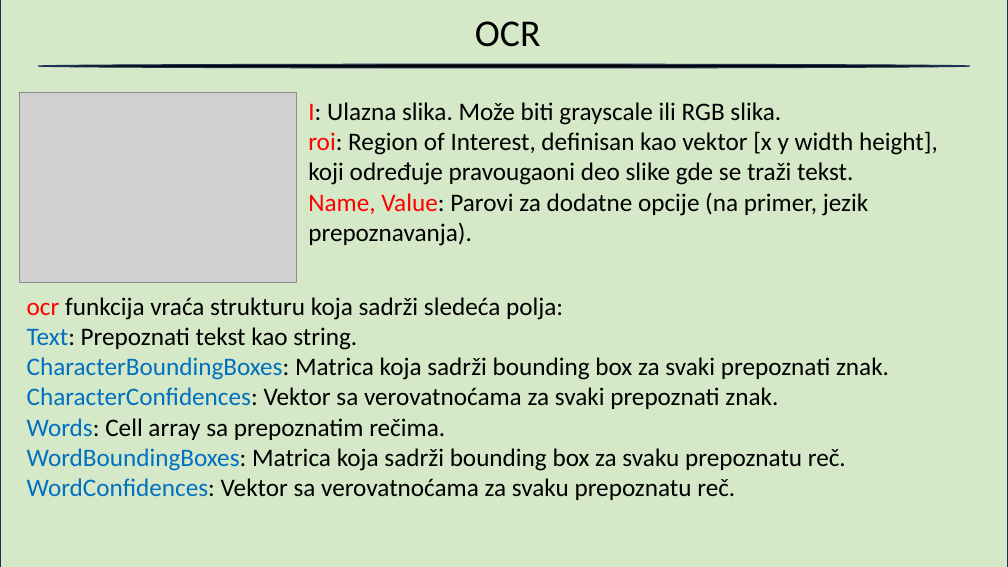
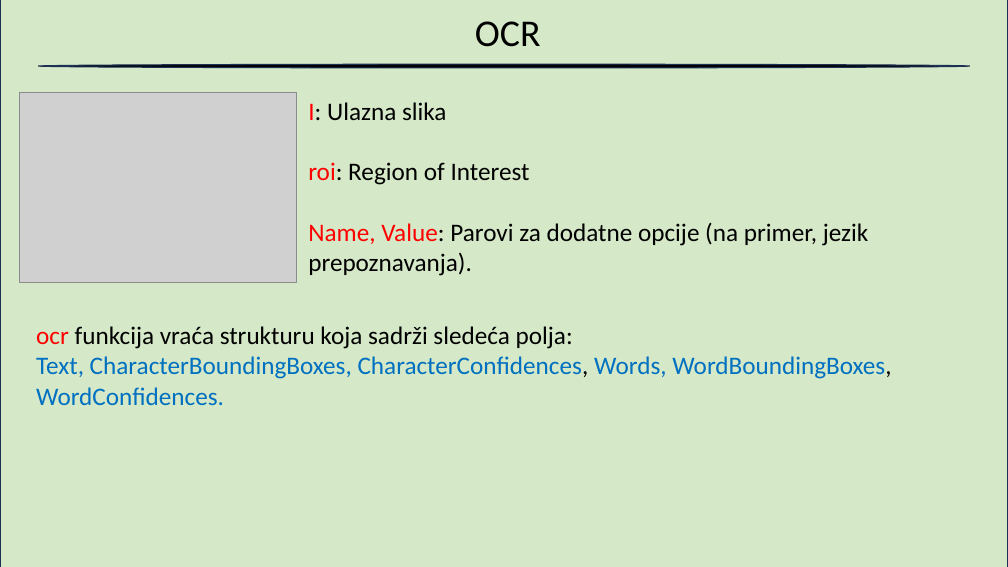
Before and after one commit to blizanac76/RegistrationNumberRecognition, a slide deck: slide 17 of Prepoznavanje.pptx (slide 18 before the commit). Drawn at 1008x567 pixels with LibreOffice and Linux fonts; fonts in the diff are those of the drawing; grey boxes stand for pictures. Boxes give left, top, right and bottom in pixels: in the first picture for what was removed or moved away, otherwise in the second. Text is boxed around its words. In the diff, an @@ line names an element or a change of style, - is before the commit and + after.

Commit message:
edit4.3

```diff
--- a/Prepoznavanje.pptx
+++ b/Prepoznavanje.pptx
@@ text at box(308, 102, 530, 185): text changed @@
-I: Ulazna slika. Može biti grayscale ili RGB slika.
-roi: Region of Interest, definisan kao vektor [x y width height], koji određuje pravougaoni deo slike gde se traži tekst.
+I: Ulazna slika
+roi: Region of Interest
@@ text "ocr funkcija vraća strukturu koja ...": place and size @@
-text "ocr funkcija vraća strukturu koja ..." at box(27, 297, 889, 500)
+text "ocr funkcija vraća strukturu koja ..." at box(36, 326, 891, 405)
@@ text at box(36, 356, 891, 405): text changed; text colour #000000 to #0070C0 @@
-Text: Prepoznati tekst kao string.
-CharacterBoundingBoxes: Matrica koja sadrži bounding box za svaki prepoznati znak.
-CharacterConfidences: Vektor sa verovatnoćama za svaki prepoznati znak.
-Words: Cell array sa prepoznatim rečima.
-WordBoundingBoxes: Matrica koja sadrži bounding box za svaku prepoznatu reč.
-WordConfidences: Vektor sa verovatnoćama za svaku prepoznatu reč.
+Text, CharacterBoundingBoxes, CharacterConfidences, Words, WordBoundingBoxes, WordConfidences.
```
Also in this commit, not shown: 11 other slides changed, 1 slide removed.
